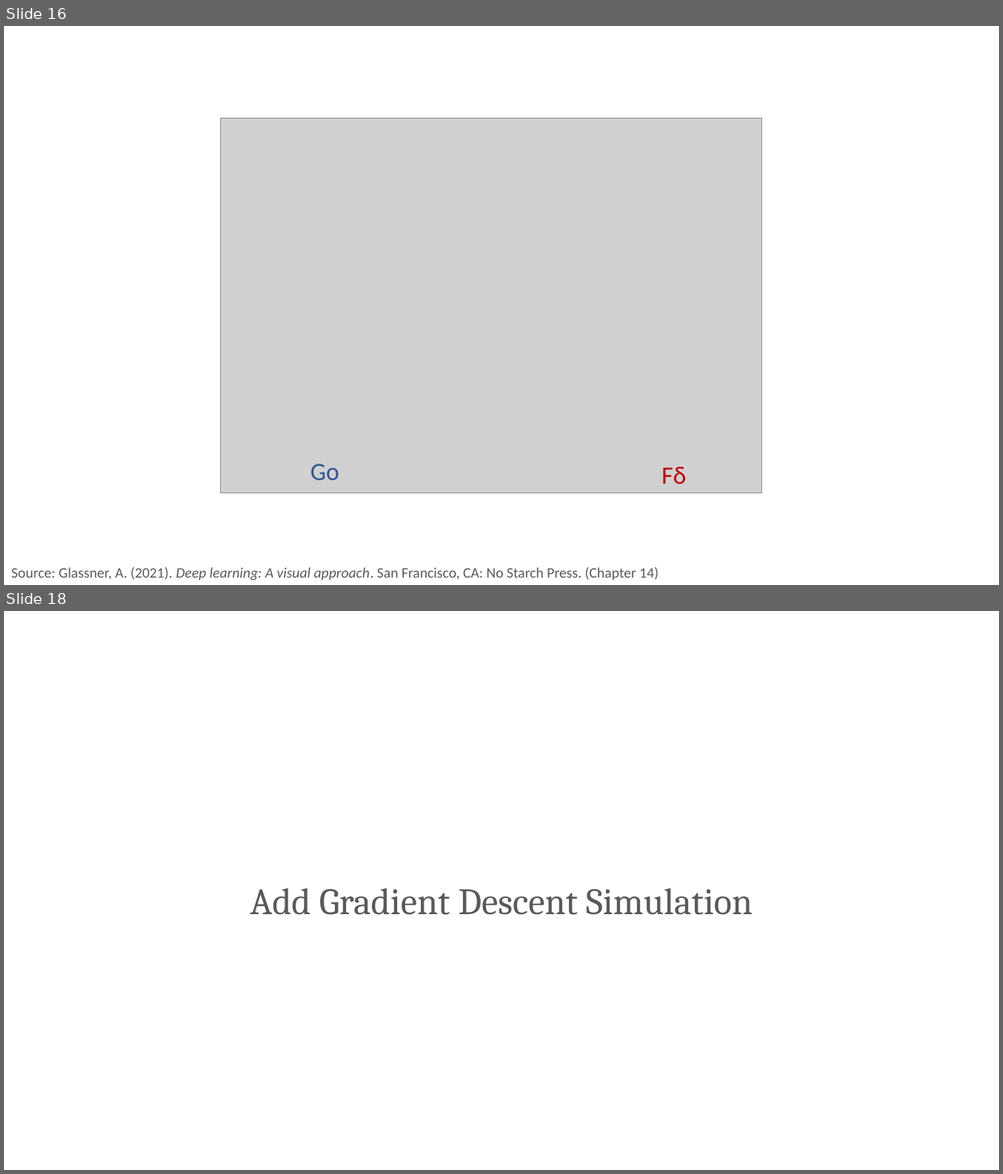
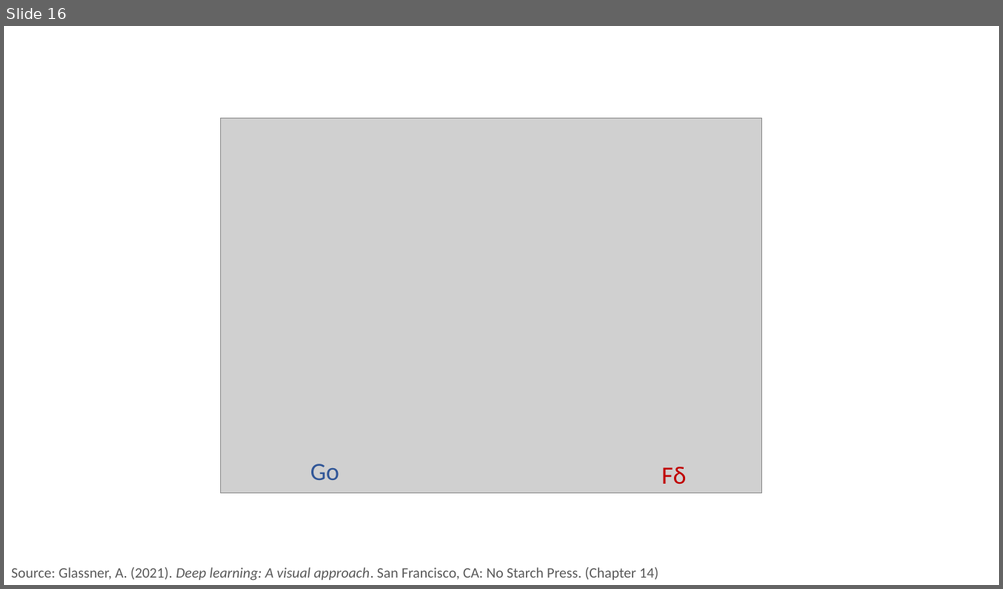
Before and after one commit to PracticumAI/deep_learning, a slide deck: presentations/03_gradient_descent.pptx. Shown one above the other, each under a label of ours: slides 16 and 18 before the commit, slide 16 after it; the slides between them are not shown. The pictures are 1003x1174 and 1003x589 pixels, drawn with LibreOffice and Linux fonts; fonts in the diff are those of the drawing; grey boxes stand for pictures. Boxes give left, top, right and bottom in pixels: in the first picture for what was removed or moved away, otherwise in the second. Text is boxed around its words. In the diff, an @@ line names an element or a change of style, - is before the commit and + after.

```diff
--- a/presentations/03_gradient_descent.pptx
+++ b/presentations/03_gradient_descent.pptx
@@ slide 18 removed at box(4, 611, 999, 1170), background #FFFFFF @@
@@ text removed at box(250, 889, 752, 915) @@
-Add Gradient Descent Simulation
```
Also in this commit, not shown: 2 slides changed, 9 slides added, 2 other slides removed, 1 other file.
